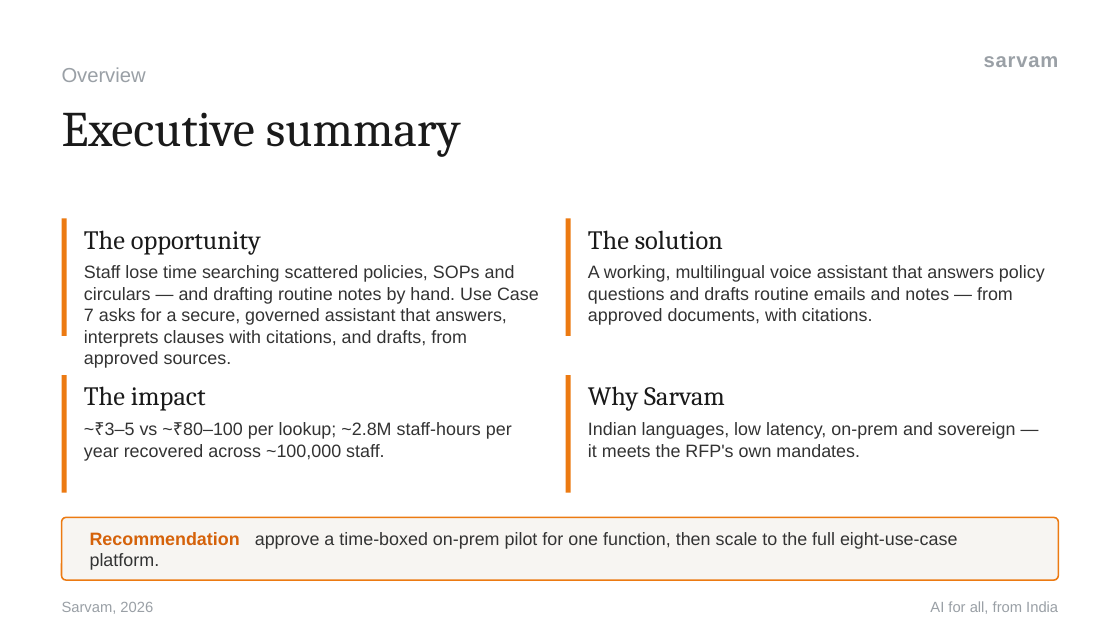
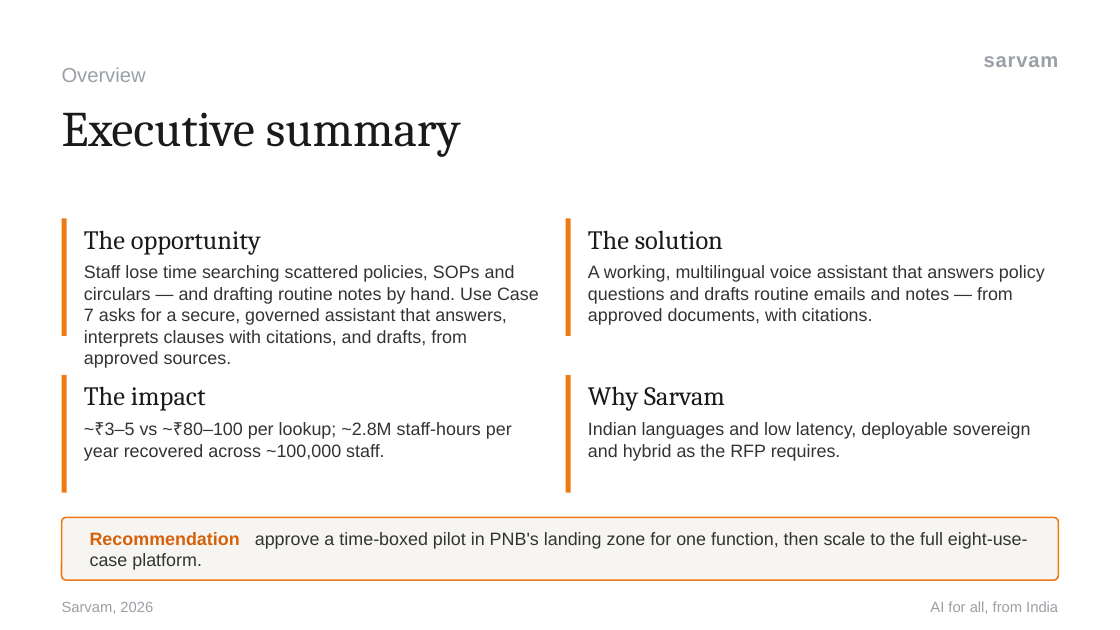
Before and after one commit to vihb09/pnb-sahayak, a slide deck: slide 5 of docs/decks/PNB-Sahayak-Business-Case-and-Architecture.pptx (slide 2 before the commit). Drawn at 1120x630 pixels with LibreOffice and Linux fonts; fonts in the diff are those of the drawing. Boxes give left, top, right and bottom in pixels: in the first picture for what was removed or moved away, otherwise in the second. Text is boxed around its words. In the diff, an @@ line names an element or a change of style, - is before the commit and + after.

```diff
--- a/docs/decks/PNB-Sahayak-Business-Case-and-Architecture.pptx
+++ b/docs/decks/PNB-Sahayak-Business-Case-and-Architecture.pptx
@@ text at (x1=588, y1=422, x2=1031, y2=461): text changed @@
-Indian languages, low latency, on-prem and sovereign — it meets the RFP's own mandates.
+Indian languages and low latency, deployable sovereign and hybrid as the RFP requires.
@@ text at (x1=90, y1=532, x2=1028, y2=570): text changed @@
-Recommendation approve a time-boxed on-prem pilot for one function, then scale to the full eight-use-case platform.
+Recommendation approve a time-boxed pilot in PNB's landing zone for one function, then scale to the full eight-use-case platform.
```
Also in this commit, not shown: 9 other slides changed, 3 slides added, 8 other files.
